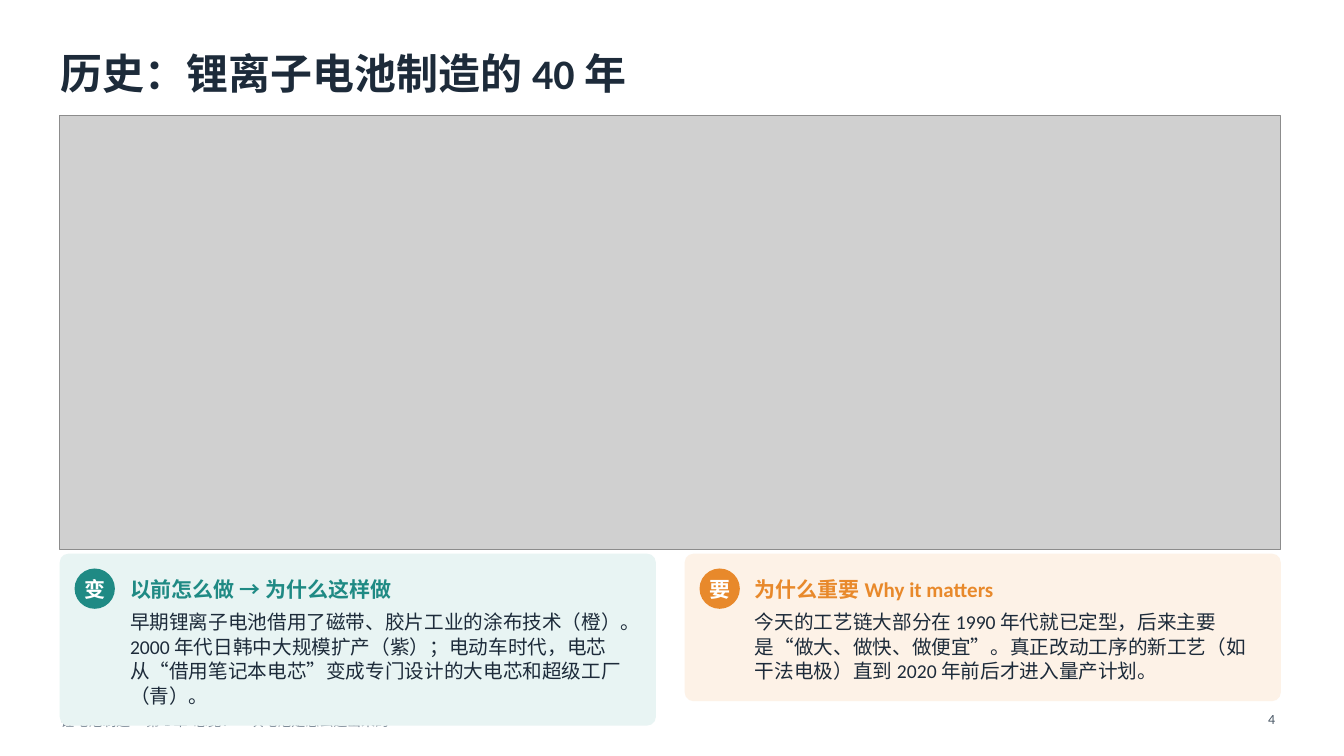
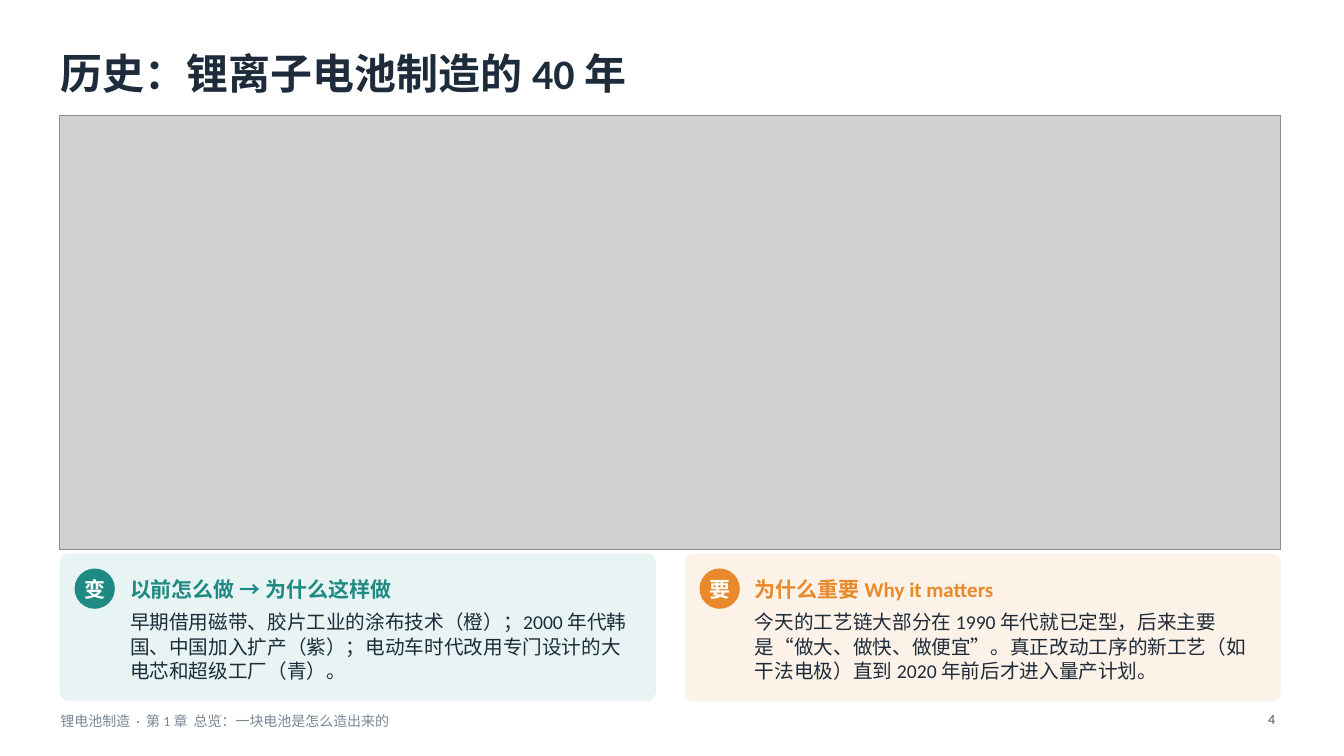
Before and after one commit to zhaoyuw44-lang/Trash, a slide deck: slide 4 of slides/decks/batmfg/batmfg_ch1.pptx. Drawn at 1344x756 pixels with LibreOffice and Linux fonts; fonts in the diff are those of the drawing; grey boxes stand for pictures. Boxes give left, top, right and bottom in pixels: in the first picture for what was removed or moved away, otherwise in the second. Text is boxed around its words. In the diff, an @@ line names an element or a change of style, - is before the commit and + after.

```diff
--- a/slides/decks/batmfg/batmfg_ch1.pptx
+++ b/slides/decks/batmfg/batmfg_ch1.pptx
@@ rounded rectangle: place and size @@
-rounded rectangle at box(60, 555, 655, 725)
+rounded rectangle at box(60, 555, 655, 701)
@@ rounded rectangle at box(60, 555, 655, 701): proportions changed @@
@@ text at box(130, 612, 626, 680): text changed @@
-早期锂离子电池借用了磁带、胶片工业的涂布技术（橙）。2000 年代日韩中大规模扩产（紫）；电动车时代，电芯从“借用笔记本电芯”变成专门设计的大电芯和超级工厂（青）。
+早期借用磁带、胶片工业的涂布技术（橙）；2000 年代韩国、中国加入扩产（紫）；电动车时代改用专门设计的大电芯和超级工厂（青）。
```
Also in this commit, not shown: 10 other slides changed, 7 other files.
